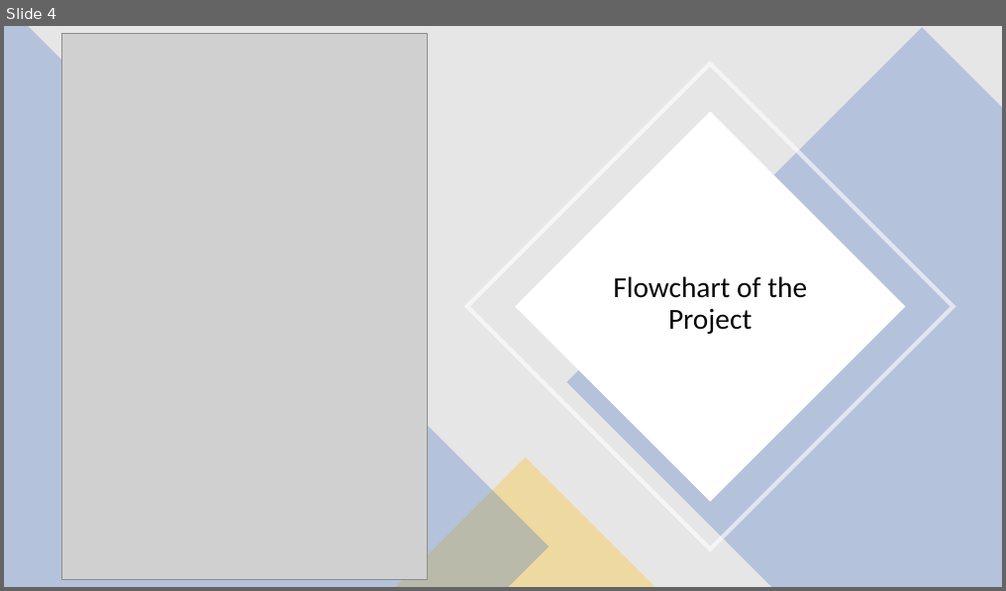
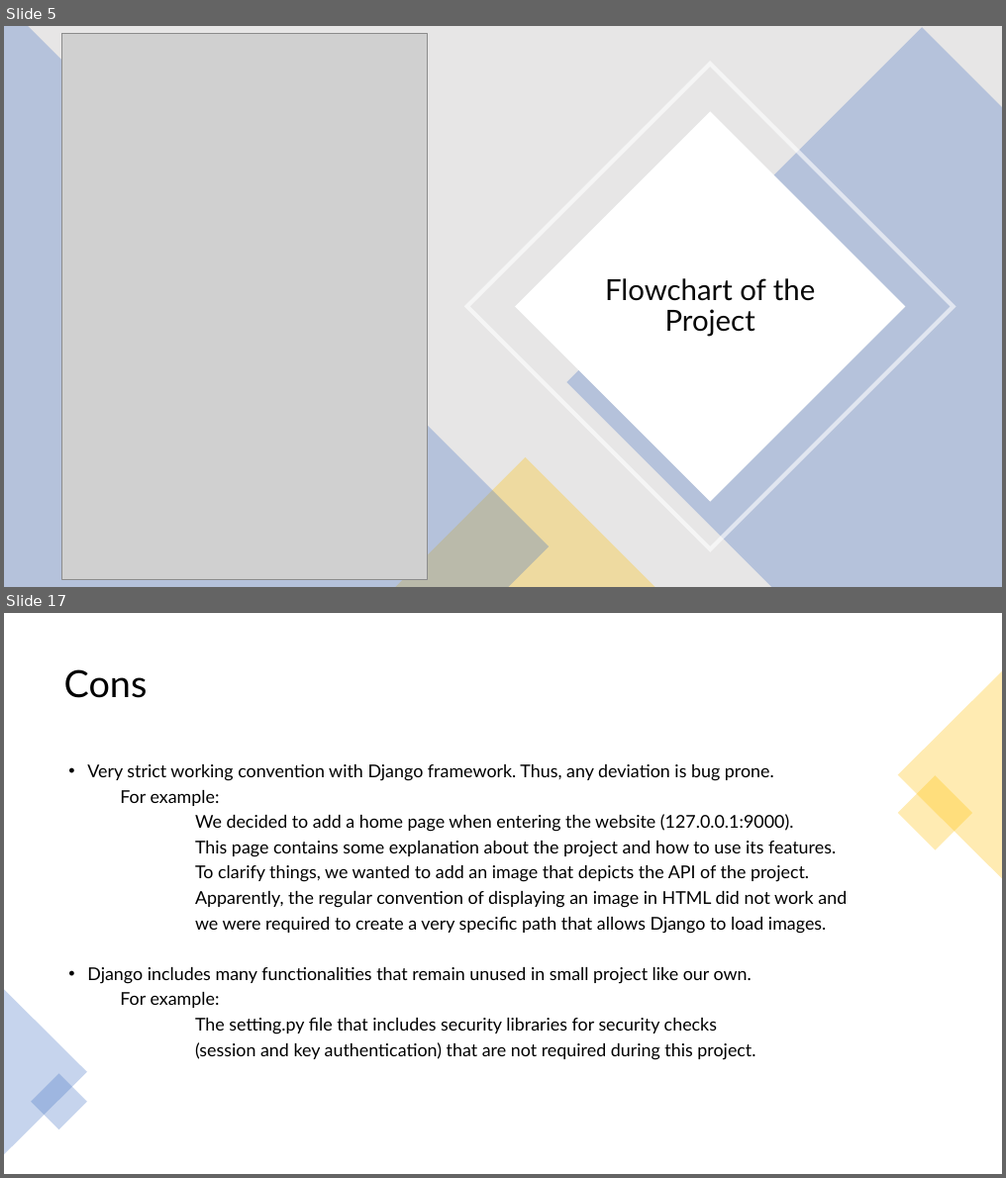
Before and after one commit to MaxLiorCo/Tasks_Back_End, a slide deck: Project Presentation Slides.pptx. Shown one above the other, each under a label of ours: slide 4 before the commit, slides 5 and 17 after it; the slides between them are not shown. The pictures are 1006x591 and 1006x1178 pixels, drawn with LibreOffice and Linux fonts; fonts in the diff are those of the drawing; grey boxes stand for pictures. Boxes give left, top, right and bottom in pixels: in the first picture for what was removed or moved away, otherwise in the second. Text is boxed around its words. In the diff, an @@ line names an element or a change of style, - is before the commit and + after.

```diff
--- a/Project Presentation Slides.pptx
+++ b/Project Presentation Slides.pptx
@@ slide 17 added at (x1=4, y1=613, x2=1002, y2=1174), background #FFFFFF @@
@@ text added at (x1=64, y1=669, x2=148, y2=698), 36 pt, text #000000 @@
+Cons
@@ triangle added at (x1=898, y1=671, x2=1002, y2=878), fill #FFC000 at 30% opacity @@
@@ text added at (x1=87, y1=764, x2=846, y2=1060), 17 pt, text #000000 @@
+• Very strict working convention with Django framework. Thus, any deviation is bug prone.
+    For example:
+    We decided to add a home page when entering the website (127.0.0.1:9000).
+    This page contains some explanation about the project and how to use its features.
+    To clarify things, we wanted to add an image that depicts the API of the project.
+    Apparently, the regular convention of displaying an image in HTML did not work and
+    we were required to create a very specific path that allows Django to load images.
+• Django includes many functionalities that remain unused in small project like our own.
+    For example:
+    The setting.py file that includes security libraries for security checks
+    (session and key authentication) that are not required during this project.
@@ rectangle added at (x1=898, y1=775, x2=973, y2=851), fill #FFC000 at 30% opacity @@
@@ triangle added at (x1=4, y1=989, x2=87, y2=1155), fill #4472C4 at 30% opacity @@
@@ rectangle added at (x1=31, y1=1073, x2=87, y2=1130), fill #4472C4 at 30% opacity @@
@@ what was slide 4 is now slide 5 @@
@@ slide 5 changed as well @@
@@ text "Flowchart of the Project" at (x1=605, y1=278, x2=815, y2=337): font Calibri to Lato @@
```
Also in this commit, not shown: 3 other slides changed, 13 other slides added, 4 other files.
